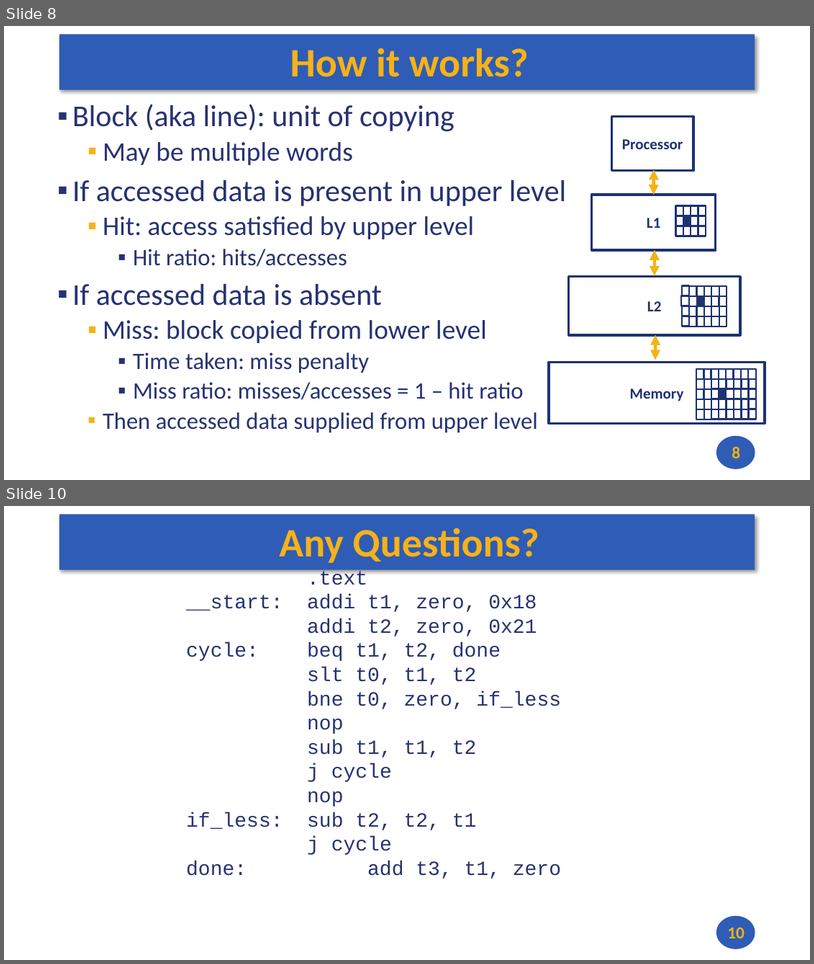
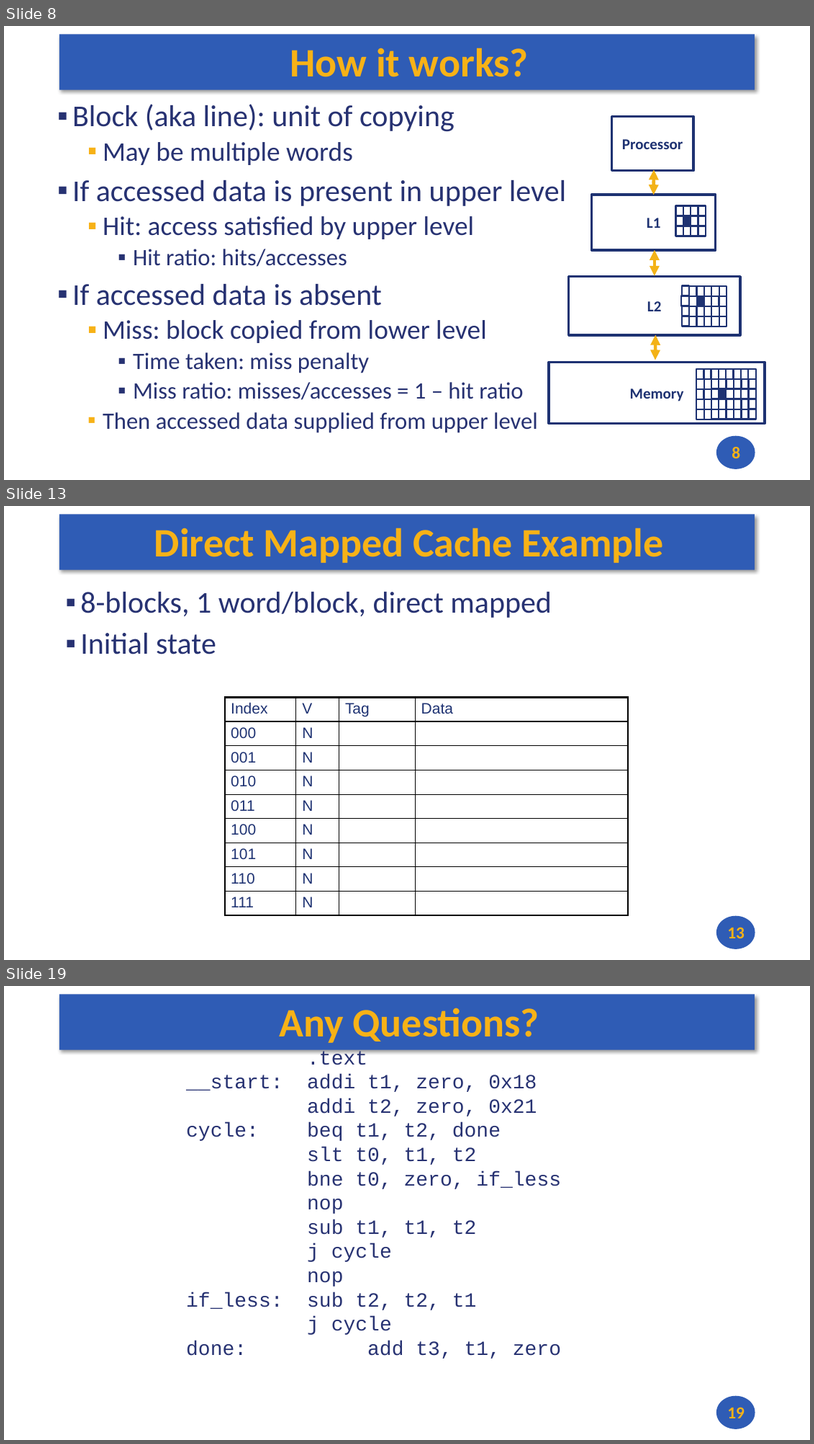
Before and after one commit to andrewt0301/hse-acos-course, a slide deck: docs/part1ca/11_Caches/CA_Lecture_11.pptx. Shown one above the other, each under a label of ours: slides 8 and 10 before the commit, slides 8, 13 and 19 after it; the slides between them are not shown. The pictures are 814x964 and 814x1444 pixels, drawn with LibreOffice and Linux fonts; fonts in the diff are those of the drawing. Boxes give left, top, right and bottom in pixels: in the first picture for what was removed or moved away, otherwise in the second. Text is boxed around its words. In the diff, an @@ line names an element or a change of style, - is before the commit and + after.

```diff
--- a/docs/part1ca/11_Caches/CA_Lecture_11.pptx
+++ b/docs/part1ca/11_Caches/CA_Lecture_11.pptx
@@ slide 13 added at [4, 506, 810, 960], background #FFFFFF; not listed: 2 template elements that a slide beside it also shows @@
@@ title added at [154, 528, 664, 563], 48 pt, text #F7B217, bold @@
+Direct Mapped Cache Example
@@ text added at [80, 592, 552, 654], 36 pt, text #273272 @@
+▪ 8-blocks, 1 word/block, direct mapped
+▪ Initial state
@@ table added at [225, 698, 628, 915], 9 rows, 4 columns @@
+Index | V | Tag | Data
+000 | N |  | 
+001 | N |  | 
+010 | N |  | 
+011 | N |  | 
+100 | N |  | 
+101 | N |  | 
+110 | N |  | 
+111 | N |  | 
@@ page number added at [728, 926, 745, 938], 20 pt, text #F7B217, bold @@
+13
@@ what was slide 10 is now slide 19 @@
@@ page number at [728, 1406, 745, 1418]: text changed @@
-10
+19
```
Also in this commit, not shown: 8 other slides added, 1 other file.
